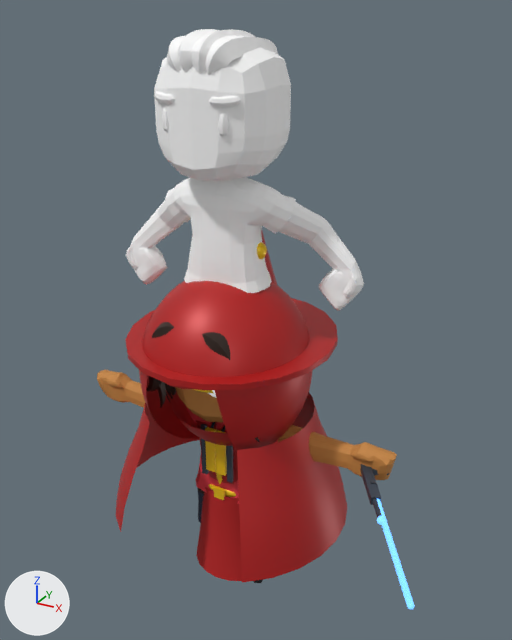
One commit to the glTF model public/models/avatar-a.glb: the scene before it, then after it.
The view is the same before and after, from a 50 mm camera at (5.89, -9.71, 6.57) aimed at (0.51, 0.06, 1.69). The lights are fixed; the arrows at lower left show +X, +Y and +Z. The older version comes first. Where no turn or scale is listed for an object, it has been applied to the vertices. Vertices at exactly the same position are counted once.

Before the edit, the objects in view are built like this:
```python
me_mesh_24 = bpy.data.meshes.new('Mesh_24')
me_mesh_24.from_pydata(...)  # 80 vertices, 120 faces; spans x -0.83..0.83, y -0.75..0.75, z -0.93..0.93
me_mesh_24.materials.append(mat_cape)  # red #b91c1c
me_mesh_30 = bpy.data.meshes.new('Mesh_30')
me_mesh_30.from_pydata(...)  # 639 vertices, 1184 faces; spans x -3.17..3.15, y -0.87..1.04, z -3.86..1.92
me_mesh_30.materials.append(mat_skin)  # orange #c68642
me_mesh_41 = bpy.data.meshes.new('Mesh_41')
me_mesh_41.from_pydata(...)  # 1648 vertices, 3248 faces; spans x -0.72..0.72, y -0.33..0.33, z -1.0..1.0
me_mesh_41.materials.append(mat_lod)  # white #ffffff
ob_body_2 = bpy.data.objects.new('body_2', me_mesh_30)
ob_body_2.location = (0.0, 0.0, 0.0)
ob_cos_robe = bpy.data.objects.new('cos_robe', me_mesh_24)
ob_cos_robe.location = (-0.01, 0.14, -2.78)
ob_lod = bpy.data.objects.new('lod', me_mesh_41)
ob_lod.location = (-0.01, 0.04, 3.19)
ob_lod.scale = (3.11, 3.11, 3.11)
# also in view: 'cos_hat' at (-0.01, 0.17, 2.45); 'cos_hood' at (-0.01, 0.21, 0.13); 'cos_helmet' at (-0.01, 0.16, 0.63); 'body_3' at (-0.01, 0.2, -1.07)
```
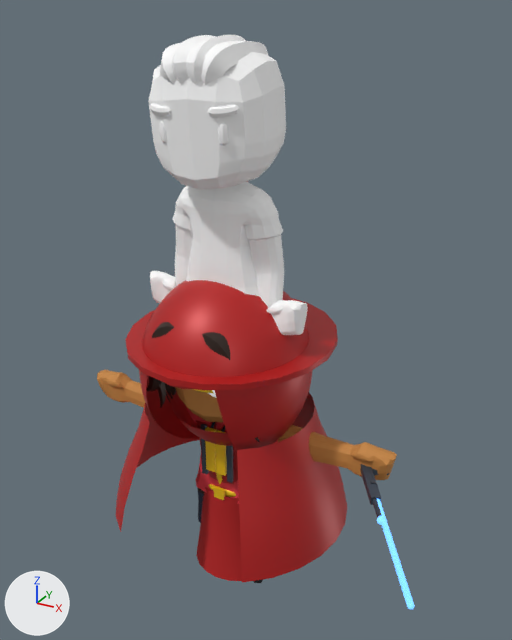
Boxes [x1, y1, x2, y2] around the edits, measured in the pictures (512 x 640 px; the box of a moved part takes in the faces that stretch with it):
'lod', reshaped, moved, rescaled (33% narrower, 6% taller): before [126, 29, 364, 311]; after [148, 35, 308, 335]
part 1 of me_mesh_41, moved or reshaped: before [154, 47, 291, 181]; after [148, 52, 286, 190]
part 2 of me_mesh_41, moved or reshaped: before [218, 113, 228, 136]; after [218, 122, 229, 146]
part 3 of me_mesh_41, moved or reshaped: before [162, 109, 169, 131]; after [159, 121, 167, 143]
part 4 of me_mesh_41, moved or reshaped: before [209, 96, 241, 107]; after [208, 105, 239, 117]
part 5 of me_mesh_41, moved or reshaped: before [154, 91, 175, 104]; after [149, 103, 171, 116]
part 6 of me_mesh_41, moved or reshaped: before [206, 35, 278, 75]; after [201, 41, 269, 85]
part 7 of me_mesh_41, moved or reshaped: before [192, 29, 255, 74]; after [186, 35, 246, 85]
part 8 of me_mesh_41, moved or reshaped: before [166, 36, 185, 73]; after [159, 43, 181, 85]
part 9 of me_mesh_41, moved or reshaped: before [178, 29, 221, 73]; after [171, 35, 216, 84]
part 10 of me_mesh_41, moved or reshaped: before [126, 177, 364, 311]; after [150, 182, 308, 335]

Diff of the bpy script that builds the scene:
```diff
--- a/public/models/avatar-a.glb.py
+++ b/public/models/avatar-a.glb.py
@@ me_mesh_41 @@
 # used by ob_lod; location = (-0.01, 0.04, 3.19); scale = (3.11, 3.11, 3.11)
-me_mesh_41.from_pydata(...)  # 1648 vertices, 3248 faces; spans x -0.72..0.72, y -0.33..0.33, z -1.0..1.0
+me_mesh_41.from_pydata(...)  # 1648 vertices, 3248 faces; spans x -0.49..0.49, y -0.33..0.33, z -1.0..1.0
+# me_mesh_41 part 1: the loose piece of 130 vertices spanning x -0.3..0.31, y -0.32..0.3, z 0.3..0.96 is multiplied about its middle by the matrix ((0.991, -0.071, -0.025), (0.069, 0.989, -0.074), (0.03, 0.072, 0.991)), then moved by (-0.01, 0.01, 0.0)
+# me_mesh_41 part 2: the loose piece of 42 vertices spanning x 0.14..0.19, y -0.32..-0.26, z 0.55..0.66 is moved by (0.01, 0.02, -0.01)
+# me_mesh_41 part 3: the loose piece of 42 vertices spanning x -0.17..-0.12, y -0.32..-0.27, z 0.55..0.66 is moved by (0.01, 0.0, -0.02)
+# me_mesh_41 part 4: the loose piece of 42 vertices spanning x 0.1..0.24, y -0.32..-0.25, z 0.68..0.73 is moved by (0.01, 0.02, -0.01)
+# me_mesh_41 part 5: the loose piece of 42 vertices spanning x -0.22..-0.08, y -0.33..-0.26, z 0.68..0.73 is moved by (0.01, -0.01, -0.02)
+# me_mesh_41 part 6: the loose piece of 120 vertices spanning x 0.01..0.22, y -0.31..0.33, z 0.58..0.97 is multiplied about its middle by the matrix ((0.991, -0.071, -0.025), (0.069, 0.989, -0.074), (0.03, 0.072, 0.991)), then moved by (-0.02, 0.0, 0.01)
+# me_mesh_41 part 7: the loose piece of 120 vertices spanning x -0.04..0.12, y -0.32..0.32, z 0.63..1.0 is multiplied about its middle by the matrix ((0.991, -0.071, -0.025), (0.069, 0.989, -0.074), (0.03, 0.072, 0.991)), then moved by (-0.02, 0.0, 0.0)
+# me_mesh_41 part 8: the loose piece of 120 vertices spanning x -0.21..0.01, y -0.31..0.33, z 0.58..0.97 is multiplied about its middle by the matrix ((0.991, -0.071, -0.025), (0.069, 0.989, -0.074), (0.03, 0.072, 0.991)), then moved by (-0.01, -0.01, 0.0)
+# me_mesh_41 part 9: the loose piece of 120 vertices spanning x -0.11..0.05, y -0.32..0.32, z 0.62..1.0 is multiplied about its middle by the matrix ((0.991, -0.071, -0.025), (0.069, 0.989, -0.074), (0.03, 0.072, 0.991)), then moved by (-0.01, -0.01, 0.0)
+# me_mesh_41 part 10: 870 of 1648 vertices moved; they spanned x -0.72..0.72, y -0.16..0.26, z -1.0..0.37 and now span x -0.49..0.49, y -0.11..0.24, z -1.0..0.38; mean shift (0.0, -0.03, -0.05); largest move (0.69, 0.12, -0.19) -> (0.29, -0.07, -0.32)
 me_mesh_41.materials.append(mat_lod)
@@ ob_lod @@
 ob_lod = bpy.data.objects.new('lod', me_mesh_41)
-ob_lod.location = (-0.01, 0.04, 3.19)
-ob_lod.scale = (3.11, 3.11, 3.11)
+ob_lod.location = (-0.01, -0.1, 3.1)
+ob_lod.scale = (3.13, 3.13, 3.13)
```
